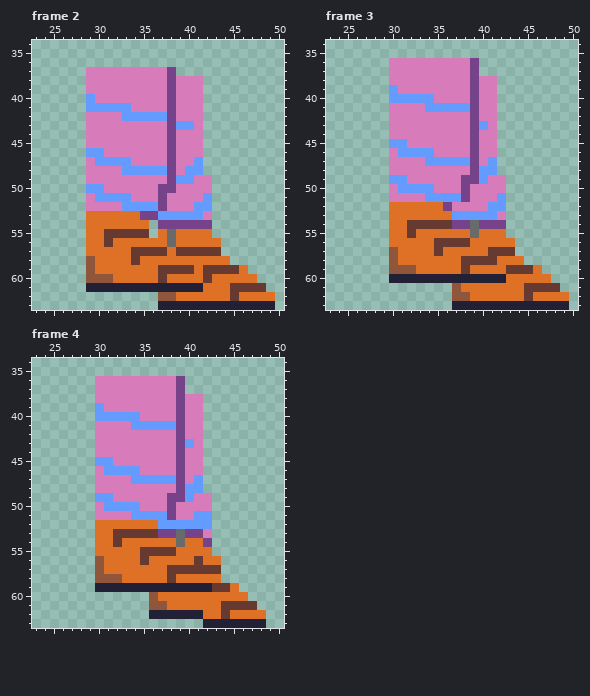
File history of a pixel-art file, assets/sprites/rex/rex-lower-jump.aseprite. The picture above is the old version.
64x64 pixels, 6 frames. Shown: frame 2: x 23..50, y 34..63; frame 3: x 23..50, y 34..63; frame 4: x 23..50, y 34..63. The commit also changed other frames, which this record leaves out.
After:
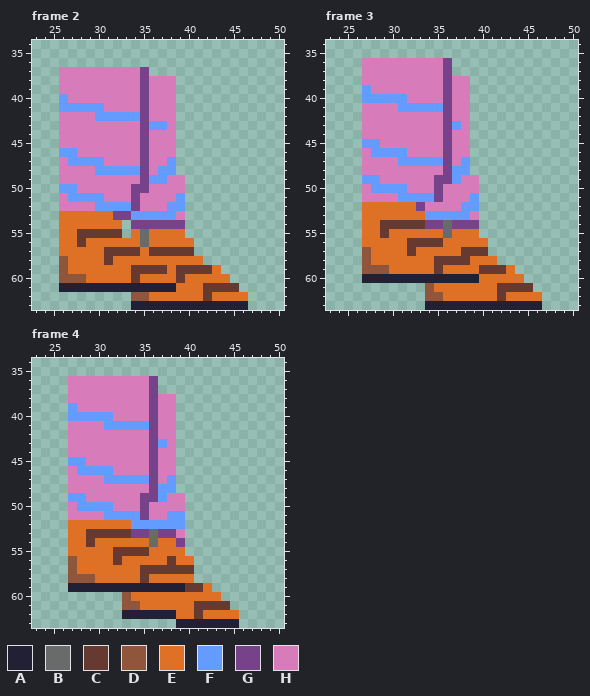
Palette (. is transparent): A #222034  B #696a6a  C #663931  D #8f563b  E #df7126  F #639bff  G #76428a  H #d77bba
The author wrote: Fix rex animations, add alate spawn
Diff:
Changed rows in their new state; - is an unchanged pixel.
Frame 2, layers "Leg Left", "Leg Right":
first column x 26:
37 HHH------G...-----------
38 HHH------G--H...--------
39 HHH------G--H...--------
40 FHHH-----G--H...--------
41 FFF--HHH-G--H...--------
42 HHH-FFF--GHHH...--------
43 HHH------GFFH...--------
44 HHH------G--H...--------
45 HHH------G--H...--------
46 FFHHH----G--H...--------
47 HFFF-HHH-G--F...--------
48 HHH-FFF--GH-F...--------
49 HHH------GFFHH...-------
50 FFHHH---GG-HH-...-------
51 HFFF-HHHG--H-F...-------
52 HHH-FFF-GHHHFF...-------
53 EEE---GGFFF--H...-------
54 EEE----.GGG---...-------
55 EECCC--.EBE-E-...-------
56 EEC--E---B--E--...------
57 EEE--CCC-E--C--...------
58 DEEE-C--E-------...-----
59 DEEE----CCC-E--C-E...---
60 DDDEEE--C--E-C--E--...--
61 AAA----------EEECCC-...-
62 --------DDEEE---C--E-...
63 --------AAA----------...
Frame 3, layers "Leg Left", "Leg Right":
first column x 27:
36 HHH------G...----------
37 HHH------G...----------
38 HHH------G--...--------
39 FHHH-----G--...--------
40 FFF--HHH-G--...--------
41 HHH-FFF--GHH...--------
42 HHH------G--...--------
43 HHH------GF-...--------
44 HHH------G--...--------
45 FFHHH----G--...--------
46 HFFF-HHH-G--...--------
47 HHH-FFF--GH-...--------
48 HHH------GFF...--------
49 FFHHH---GGFHH...-------
50 HFFF-HHHG--H-...-------
51 HHH-FFF-GHHHF...-------
52 EEE---GHHH-FF...-------
53 EEE----FFF--H...-------
54 EECCC--GGB--G...-------
55 EEC--E---B--E...-------
56 EEE--CCC-EEE--...------
57 DEEE-C--E--CCC...------
58 DEEE----CCC-EEE...-----
59 DDDEEE--C--E-CCCE...---
60 AAA----------EEE--...--
61 -------DEEE----CCC-...-
62 -------DDEEE---C--E-...
63 -------AAA----------...
Frame 4, layers "Leg Left", "Leg Right":
first column x 27:
36 HHH------G...---------
37 HHH------G...---------
38 HHH------G--...-------
39 FHHH-----G--...-------
40 FFF--HHH-G--...-------
41 HHH-FFF--GHH...-------
42 HHH------G--...-------
43 HHH------GF-...-------
44 HHH------G--...-------
45 FFHHH----G--...-------
46 HFFF-HHH-G--...-------
47 HHH-FFF--GH-...-------
48 HHH------GFF...-------
49 FFHHH---GGFHH...------
50 HFFF-HHHG--H-...------
51 HHH-FFF-GHHFF...------
52 EEE----FFF---...------
53 EECCC--GGB--H...------
54 EEC--E---B--G...------
55 EEE--CCC-EEE-...------
56 DEEE-C--E--C--...-----
57 DEEE----CCC---...-----
58 DDDEEE--C--E--...-----
59 AAA----------CCE...---
60 ------DEEE-------...--
61 ------DDEEE---CCC-...-
62 ------AAA---EEC--E-...
63 ------------AAA----...
